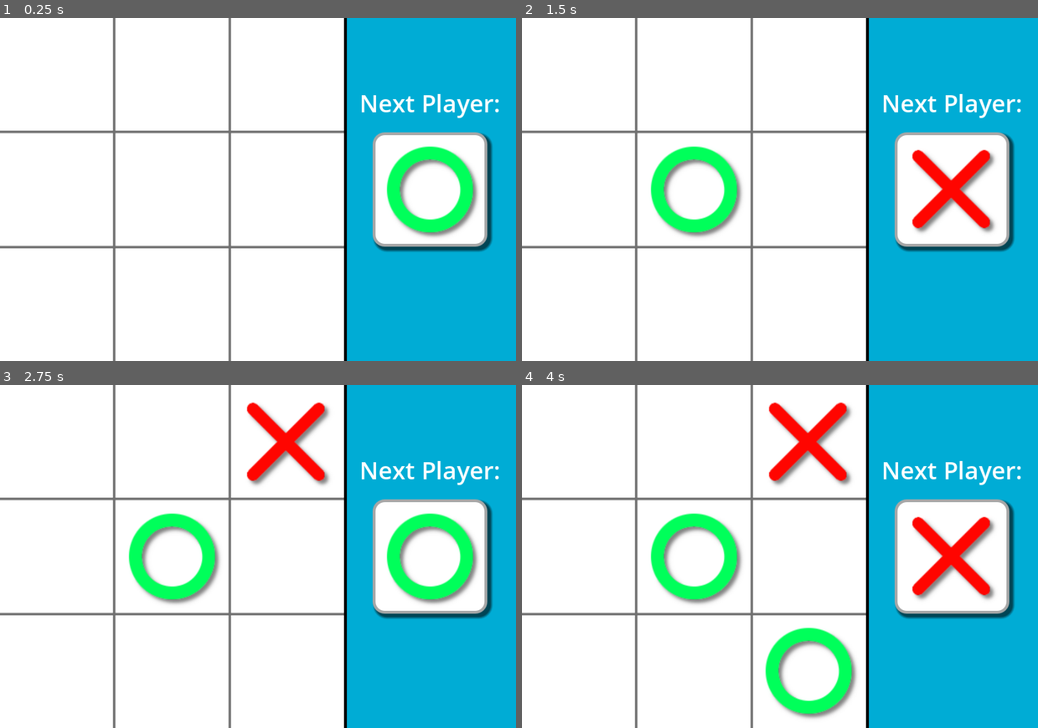
Above: before the commit, frames 1-4 (two rows, left to right).
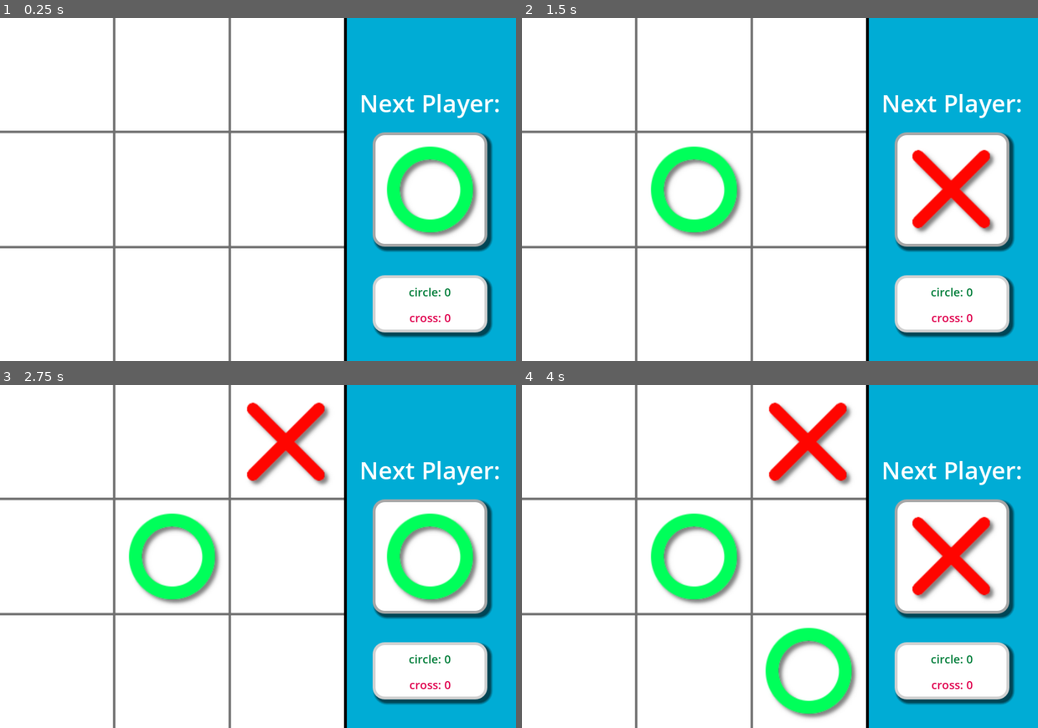
Above: after the commit, the same moments.

Repository: HA5UN0/tic_tac_toe
Game: Godot game, scene res://Scenes/Main.tscn
Same seed, same stepped clock (60 frames per second), same inputs: the game is played once before the commit and once after it.
Inputs (mouse positions are in pixels of both pictures, inside the frame that each line leads up to):
- Up to frame 1 (0.25 s): no input
- Up to frame 2 (1.5 s): tap Enter at 0.5 s; move the mouse to (893, 172) at 0.52 s; click (893, 172) at 0.67 s; tap Space at 1.25 s; move the mouse to (676, 206) at 1.27 s; click (676, 206) at 1.42 s
- Up to frame 3 (2.75 s): tap Enter at 2 s; move the mouse to (309, 481) at 2.02 s; click (309, 481) at 2.17 s
- Up to frame 4 (4 s): tap Space at 2.75 s; move the mouse to (754, 625) at 2.77 s; click (754, 625) at 2.92 s; tap Enter at 3.5 s; move the mouse to (934, 607) at 3.52 s; click (934, 607) at 3.67 s

The runs differ from the first frame. In frame 1, 4.2% of the frame differs, in the area x 72-96%, y 74-94%; in frame 2, 4.2%; in frame 3, 4.2%; in frame 4, 4.2%.

Commit message:
added scoreboard that keeps track on wins for both players

Diff:
--- a/Scenes/Main.tscn
+++ b/Scenes/Main.tscn
@@ -18,6 +18,24 @@
 border_width_right = 5
 border_width_bottom = 5
 border_color = Color(0.654232, 0.654232, 0.654232, 1)
+corner_radius_top_left = 20
+corner_radius_top_right = 20
+corner_radius_bottom_right = 20
+corner_radius_bottom_left = 20
+shadow_size = 5
+shadow_offset = Vector2(5, 5)
+
+[sub_resource type="GDScript" id="GDScript_adfcv"]
+script/source = "extends Node2D
+"
+
+[sub_resource type="StyleBoxFlat" id="StyleBoxFlat_jjyho"]
+bg_color = Color(1, 1, 1, 1)
+border_width_left = 5
+border_width_top = 5
+border_width_right = 5
+border_width_bottom = 5
+border_color = Color(0.819655, 0.819655, 0.819654, 1)
 corner_radius_top_left = 20
 corner_radius_top_right = 20
 corner_radius_bottom_right = 20
@@ -63,4 +81,54 @@
 [node name="gameOverMenu" parent="." instance=ExtResource("5_opywx")]
 process_mode = 2
 
+[node name="scoreBoard" type="Node2D" parent="."]
+script = SubResource("GDScript_adfcv")
+
+[node name="scorePanel" type="Panel" parent="scoreBoard"]
+anchors_preset = 8
+anchor_left = 0.5
+anchor_top = 0.5
+anchor_right = 0.5
+anchor_bottom = 0.5
+offset_left = 650.0
+offset_top = 450.0
+offset_right = 850.0
+offset_bottom = 550.0
+grow_horizontal = 2
+grow_vertical = 2
+theme_override_styles/panel = SubResource("StyleBoxFlat_jjyho")
+
+[node name="circleScore" type="Label" parent="scoreBoard/scorePanel"]
+layout_mode = 1
+anchors_preset = 5
+anchor_left = 0.5
+anchor_right = 0.5
+offset_left = -37.0
+offset_top = 15.0
+offset_right = 37.0
+offset_bottom = 43.0
+grow_horizontal = 2
+theme_override_colors/font_color = Color(0, 0.488641, 0.21908, 1)
+theme_override_font_sizes/font_size = 20
+text = "circle: 0"
+horizontal_alignment = 1
+vertical_alignment = 1
+
+[node name="crossScore" type="Label" parent="scoreBoard/scorePanel"]
+layout_mode = 1
+anchors_preset = 7
+anchor_left = 0.5
+anchor_top = 1.0
+anchor_right = 0.5
+anchor_bottom = 1.0
+offset_left = -36.5
+offset_top = -40.0
+offset_right = 36.5
+offset_bottom = -12.0
+grow_horizontal = 2
+grow_vertical = 0
+theme_override_colors/font_color = Color(0.876669, 0, 0.29687, 1)
+theme_override_font_sizes/font_size = 20
+text = "cross: 0"
+
 [connection signal="restart" from="gameOverMenu" to="." method="_on_game_over_menu_restart"]
--- a/Scripts/main.gd
+++ b/Scripts/main.gd
@@ -17,7 +17,8 @@
 var col_sum : int
 var diagonal1_sum : int
 var diagonal2_sum : int
-
+var circleScore : int
+var crossScore : int
 
 
 # Called when the node enters the scene tree for the first time.
@@ -62,10 +63,16 @@
 						$gameOverMenu.show()
 						if winner == 1:
 							$gameOverMenu.get_node("resultLabel").text = "Player 1 Wins!"
+							updateScoreBoard(1, 0)
+							$scoreBoard/scorePanel/circleScore.text = "circle score: " + str(circleScore)
 							print("player 1 wins")
+							print(crossScore, circleScore)
 						elif winner == -1:
 							$gameOverMenu.get_node("resultLabel").text = "Player 2 Wins!"
+							updateScoreBoard(0, 1)
+							$scoreBoard/scorePanel/crossScore.text = "cross score: " + str(crossScore)
 							print("player 2 wins")
+							print(crossScore, circleScore)
 					# check if board has arleady been filled
 					elif moves == 9:
 						print("Game Over, Tie")
@@ -136,3 +143,7 @@
 
 func _on_game_over_menu_restart() -> void:
 	new_game()
+
+func updateScoreBoard(p1, p2):
+	circleScore += p1
+	crossScore += p2
--- /dev/null
+++ b/Scripts/updateScoreBoard.gd
@@ -0,0 +1,9 @@
+extends Node
+
+
+var circleScore : int
+var crossScore : int
+
+func updateScoreBoard(p1, p2):
+	circleScore += p1
+	crossScore += p1
--- a/project.godot
+++ b/project.godot
@@ -15,6 +15,10 @@
 config/features=PackedStringArray("4.3", "GL Compatibility")
 config/icon="res://Assets/icon.svg"
 
+[autoload]
+
+UpdateScoreBoard="*res://Scripts/updateScoreBoard.gd"
+
 [display]
 
 window/size/viewport_width=900
Not shown: 1 places in Scenes/Main.tscn that only renumber resources
